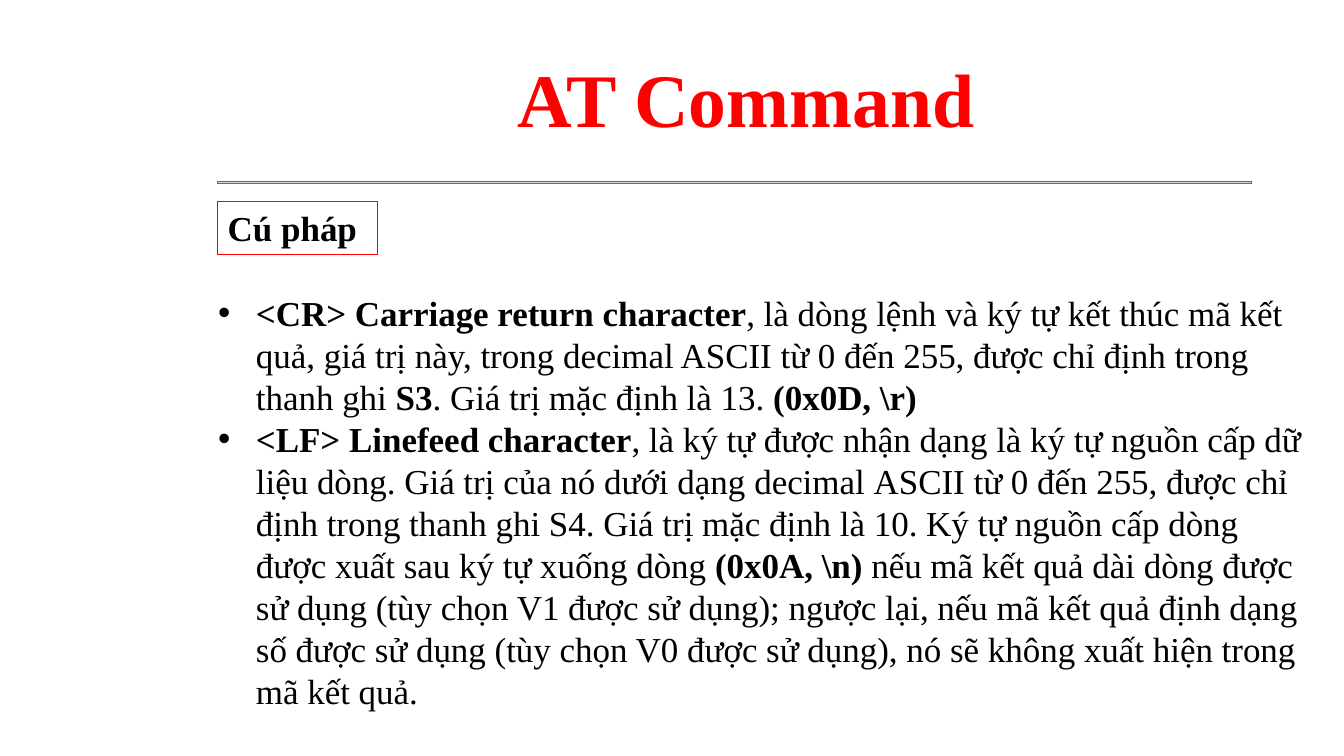
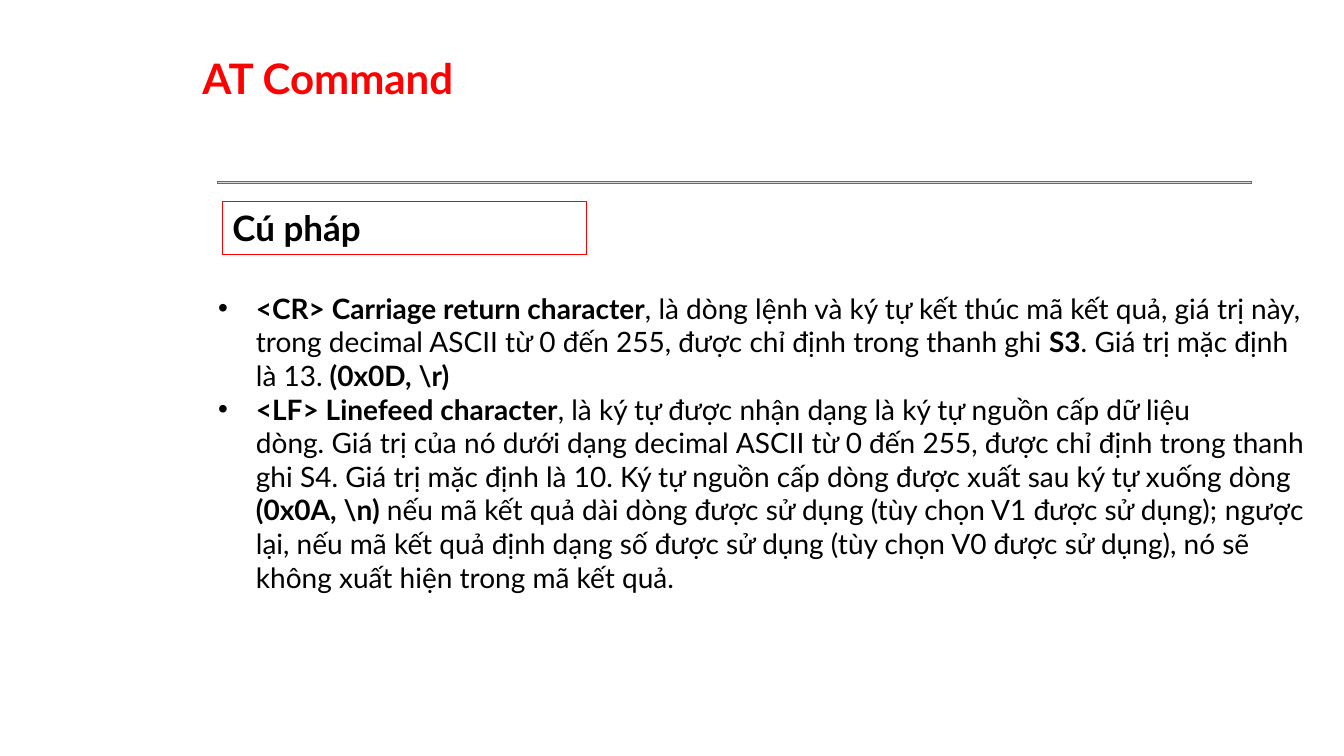
Before and after one commit to daotuyen9244/Indruino-Iot-Project, a slide deck: slide 4 of FW/Tuan/Week 4/Powerpoint tuần 4/AT Command.pptx. Drawn at 1344x756 pixels with LibreOffice and Linux fonts; fonts in the diff are those of the drawing; background and template pictures are left out. Boxes give left, top, right and bottom in pixels: in the first picture for what was removed or moved away, otherwise in the second. Text is boxed around its words. In the diff, an @@ line names an element or a change of style, - is before the commit and + after.

```diff
--- a/FW/Tuan/Week 4/Powerpoint tuần 4/AT Command.pptx
+++ b/FW/Tuan/Week 4/Powerpoint tuần 4/AT Command.pptx
@@ text "AT Command" at (202, 62, 453, 95): size 54 to 30 pt, font Times New Roman to Lato; alignment centre to left @@
@@ rectangle "Cú pháp": place and size @@
-rectangle "Cú pháp" at (218, 202, 377, 254)
+rectangle "Cú pháp" at (223, 202, 587, 254)
@@ rectangle "Cú pháp" at (223, 202, 587, 254): font Times New Roman to Lato @@
@@ text "<CR> Carriage return character, là ..." at (256, 296, 1304, 593): size 25 to 20 pt, font Times New Roman to Lato @@
```
Also in this commit, not shown: 12 other slides changed, 2 other files.
